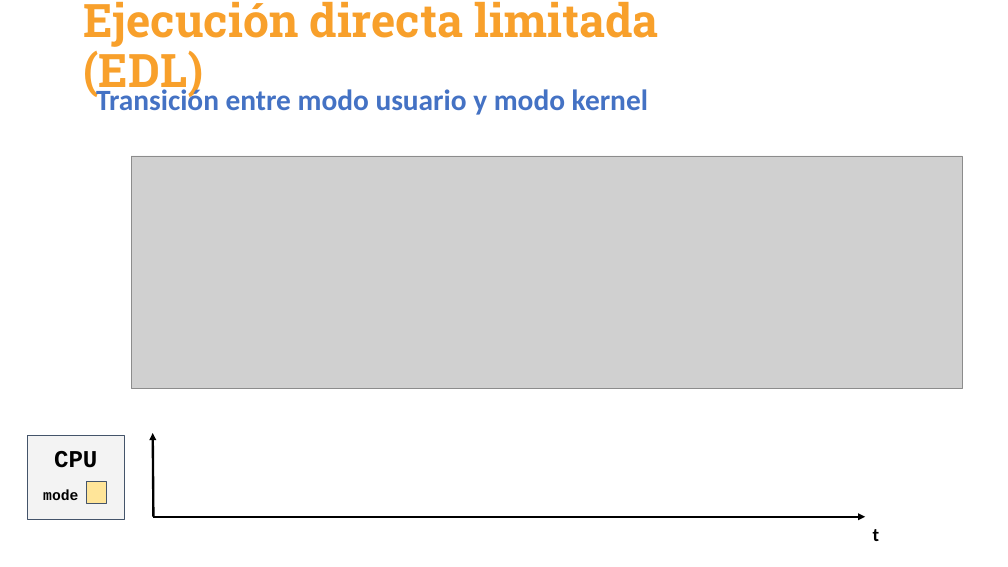
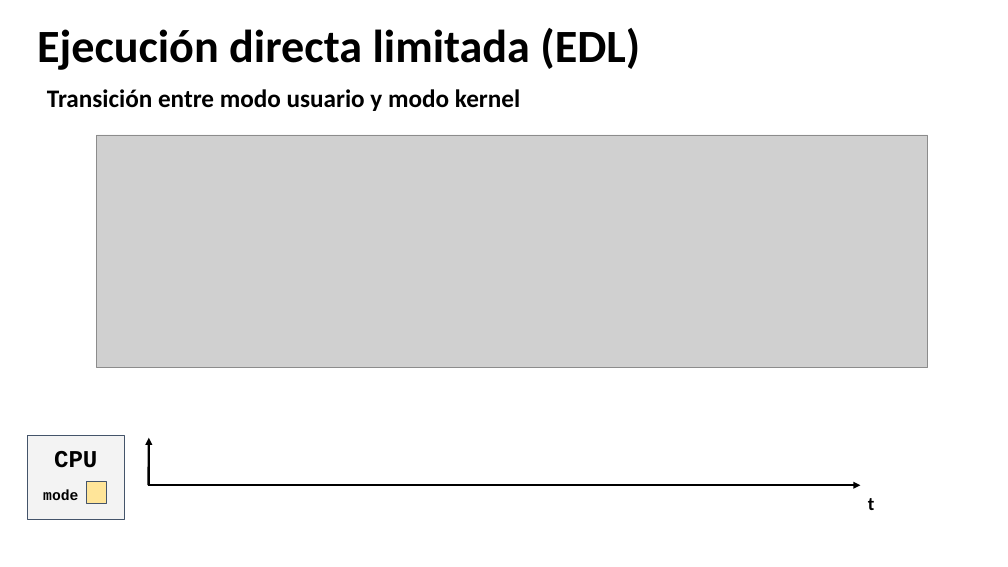
Before and after one commit to udea-so/apuntes_2026-2_SO-virtual, a slide deck: slide 21 of clase_04/SO_apuntes_clase4.pptx (slide 19 before the commit). Drawn at 1008x567 pixels with LibreOffice and Linux fonts; fonts in the diff are those of the drawing; grey boxes stand for pictures. Boxes give left, top, right and bottom in pixels: in the first picture for what was removed or moved away, otherwise in the second. Text is boxed around its words. In the diff, an @@ line names an element or a change of style, - is before the commit and + after.

```diff
--- a/clase_04/SO_apuntes_clase4.pptx
+++ b/clase_04/SO_apuntes_clase4.pptx
@@ title "Ejecución directa limitada (EDL)": place and size @@
-title "Ejecución directa limitada (EDL)" at bbox=[83, 2, 659, 98]
+title "Ejecución directa limitada (EDL)" at bbox=[37, 28, 640, 70]
@@ title "Ejecución directa limitada (EDL)" at bbox=[37, 28, 640, 70]: font Roboto Slab to Calibri, text colour #F8A02B to #000000 @@
@@ text "Transición entre modo usuario y ...": place and size @@
-text "Transición entre modo usuario y ..." at bbox=[96, 86, 648, 115]
+text "Transición entre modo usuario y ..." at bbox=[47, 89, 520, 111]
@@ text "Transición entre modo usuario y ..." at bbox=[47, 89, 520, 111]: size 28 to 24 pt, text colour #4472C4 to #000000 @@
@@ picture: place and size @@
-picture at bbox=[132, 156, 963, 389]
+picture at bbox=[97, 135, 928, 368]
@@ arrow moved from (154, 517) - (153, 433) to (149, 485) - (149, 438) @@
@@ arrow moved from (153, 517) - (865, 517) to (148, 485) - (861, 485) @@
@@ text "t": place and size @@
-text "t" at bbox=[873, 529, 880, 541]
+text "t" at bbox=[868, 498, 875, 510]
```
Also in this commit, not shown: 31 other slides changed, 10 slides added, 1 slide removed, 5 other files.
